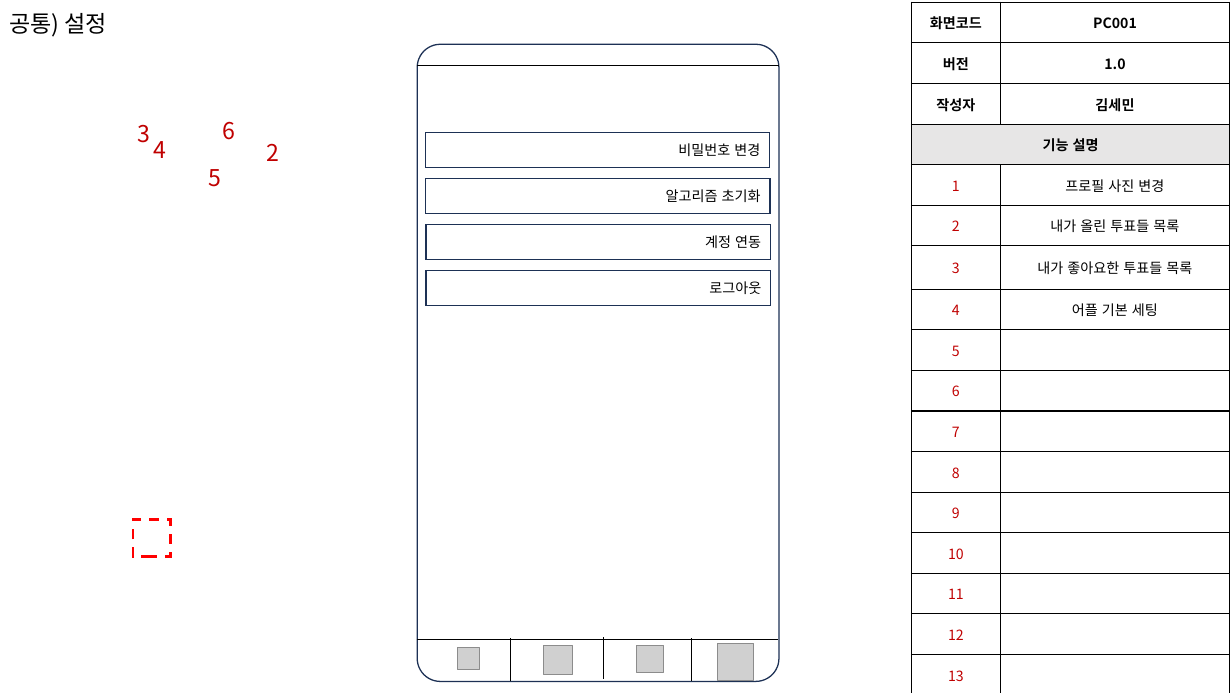
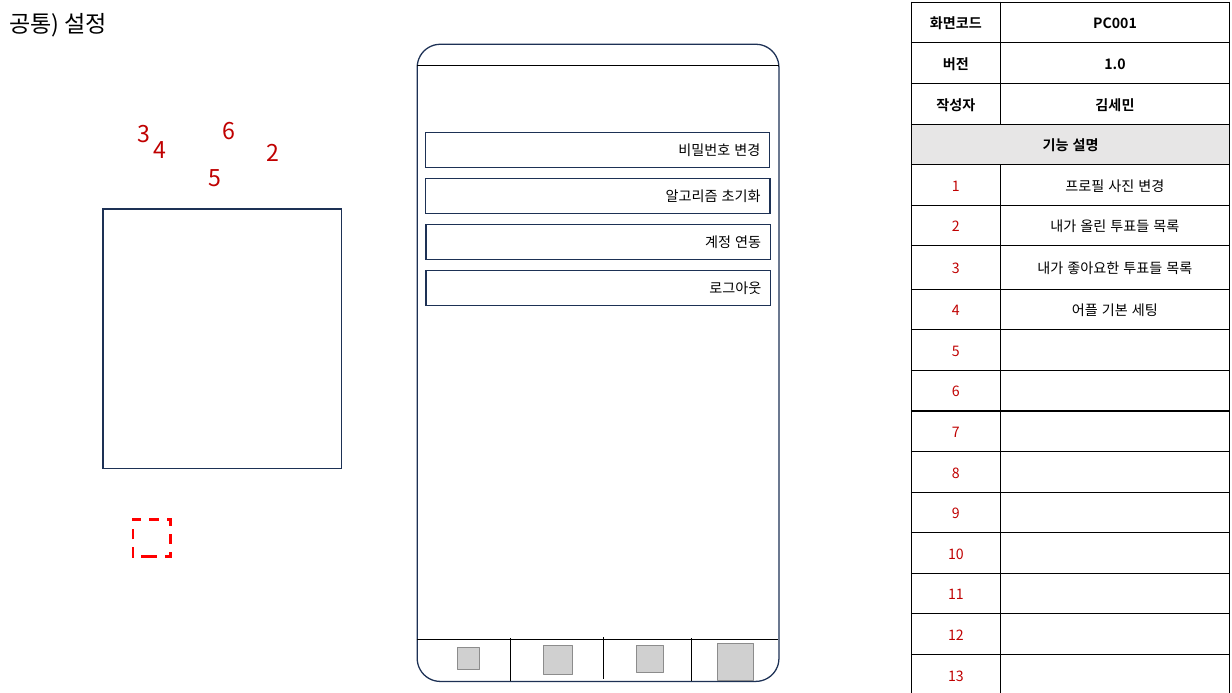
Before and after one commit to H-EH7/picker, a slide deck: slide 5 of 1. Documents/설계/골라말아 화면설계서_v1.0.pptm (slide 4 before the commit). Drawn at 1232x693 pixels with LibreOffice and Linux fonts; fonts in the diff are those of the drawing; grey boxes stand for pictures. Boxes give left, top, right and bottom in pixels: in the first picture for what was removed or moved away, otherwise in the second. Text is boxed around its words. In the diff, an @@ line names an element or a change of style, - is before the commit and + after.

```diff
--- a/1. Documents/설계/골라말아 화면설계서_v1.0.pptm
+++ b/1. Documents/설계/골라말아 화면설계서_v1.0.pptm
@@ rectangle added at box(104, 209, 342, 468), outline #1E3256 1 pt @@
```
Also in this commit, not shown: 3 other slides changed, 1 slide added.
